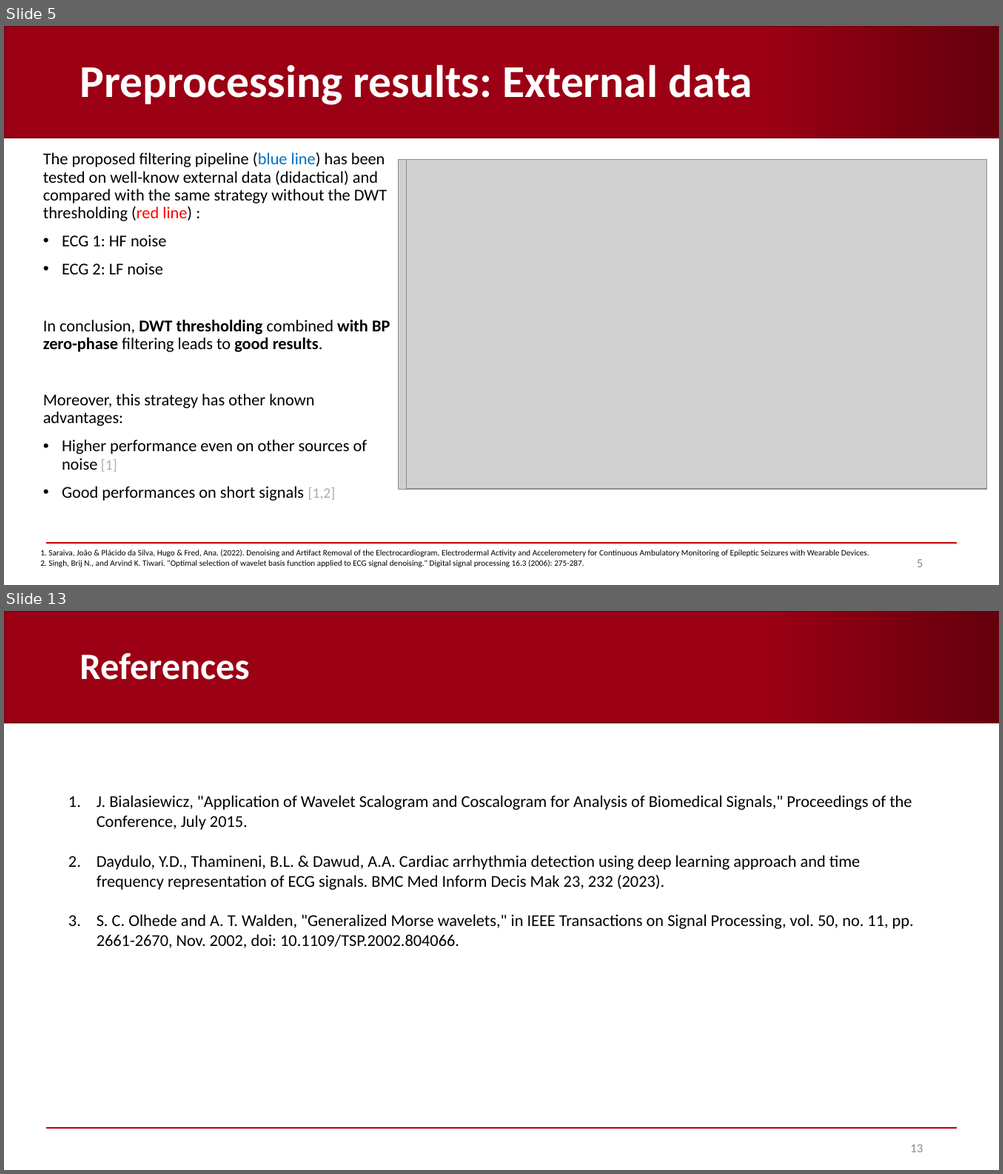
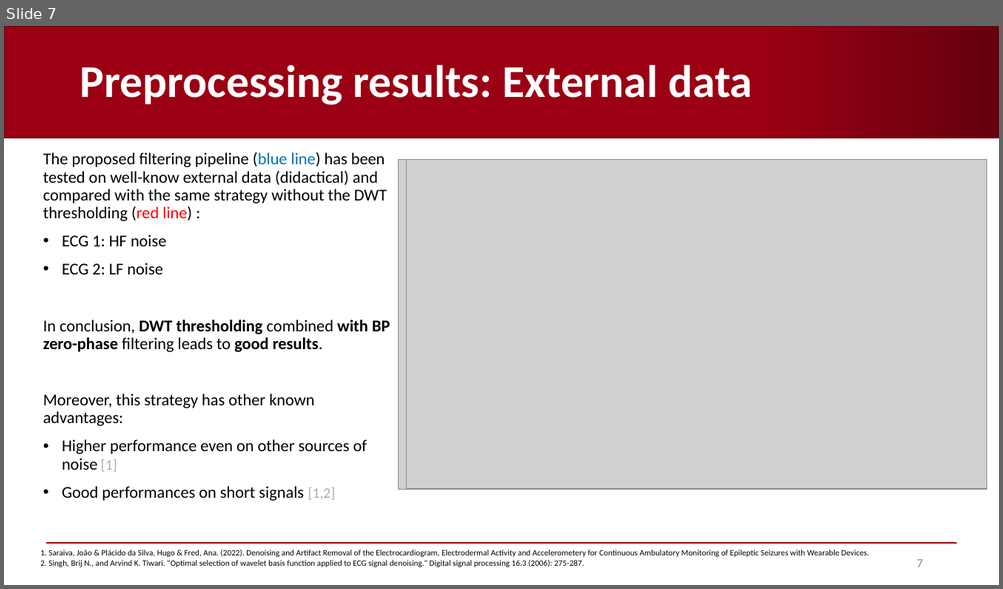
Before and after one commit to AndreaCorrado00/Tesi_magistrale_Corrado_Andrea, a slide deck: Documentation/4. Recap filters-spectrum-alignment .pptx. Shown one above the other, each under a label of ours: slides 5 and 13 before the commit, slide 7 after it; the slides between them are not shown. The pictures are 1003x1174 and 1003x589 pixels, drawn with LibreOffice and Linux fonts; fonts in the diff are those of the drawing; grey boxes stand for pictures; background and template pictures are left out. Boxes give left, top, right and bottom in pixels: in the first picture for what was removed or moved away, otherwise in the second. Text is boxed around its words. In the diff, an @@ line names an element or a change of style, - is before the commit and + after.

```diff
--- a/Documentation/4. Recap filters-spectrum-alignment .pptx
+++ b/Documentation/4. Recap filters-spectrum-alignment .pptx
@@ slide 13 removed at [4, 611, 999, 1170], background #FFFFFF; not listed: 2 template elements that a slide beside it also shows @@
@@ title removed at [79, 653, 249, 680] @@
-References
@@ rectangle removed at [552, 759, 569, 772] @@
@@ text removed at [96, 795, 913, 948] @@
-1. J. Bialasiewicz, "Application of Wavelet Scalogram and Coscalogram for Analysis of Biomedical Signals," Proceedings of the Conference, July 2015.
-2. Daydulo, Y.D., Thamineni, B.L. & Dawud, A.A. Cardiac arrhythmia detection using deep learning approach and time frequency representation of ECG signals. BMC Med Inform Decis Mak 23, 232 (2023).
-3. S. C. Olhede and A. T. Walden, "Generalized Morse wavelets," in IEEE Transactions on Signal Processing, vol. 50, no. 11, pp. 2661-2670, Nov. 2002, doi: 10.1109/TSP.2002.804066.
@@ rectangle removed at [450, 789, 468, 801] @@
@@ page number removed at [910, 1145, 922, 1153] @@
-13
@@ what was slide 5 is now slide 7 @@
@@ page number at [916, 560, 922, 568]: text changed @@
-5
+7
```
Also in this commit, not shown: 8 slides changed, 7 slides added, 2 other slides removed.
